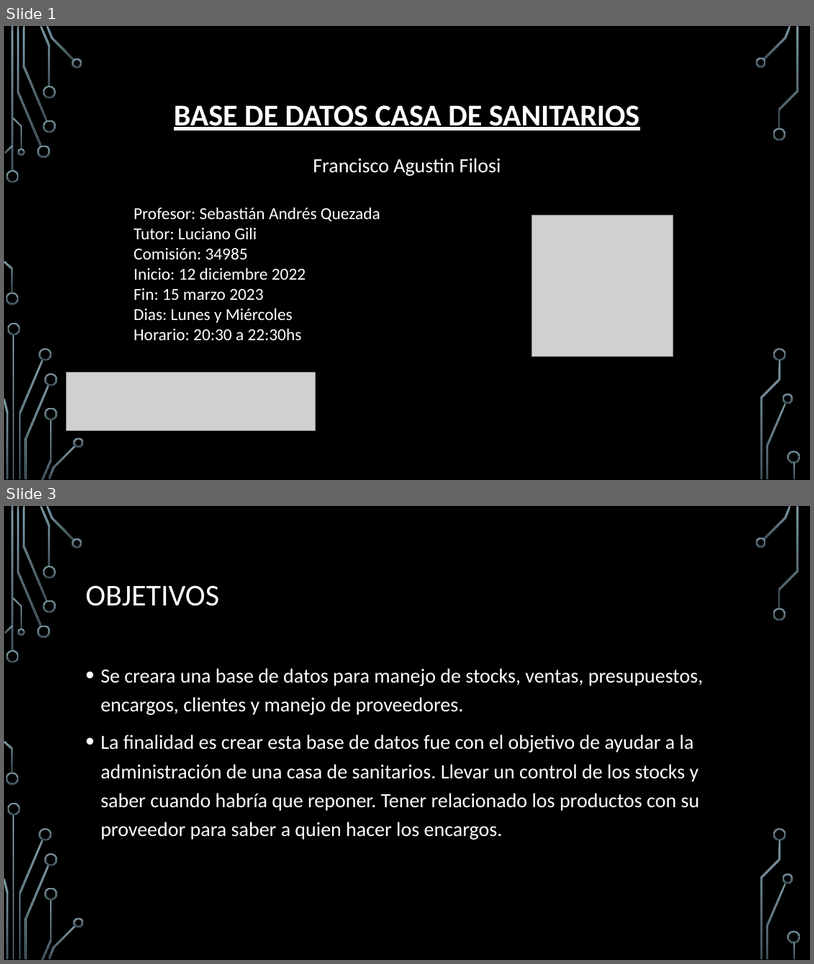
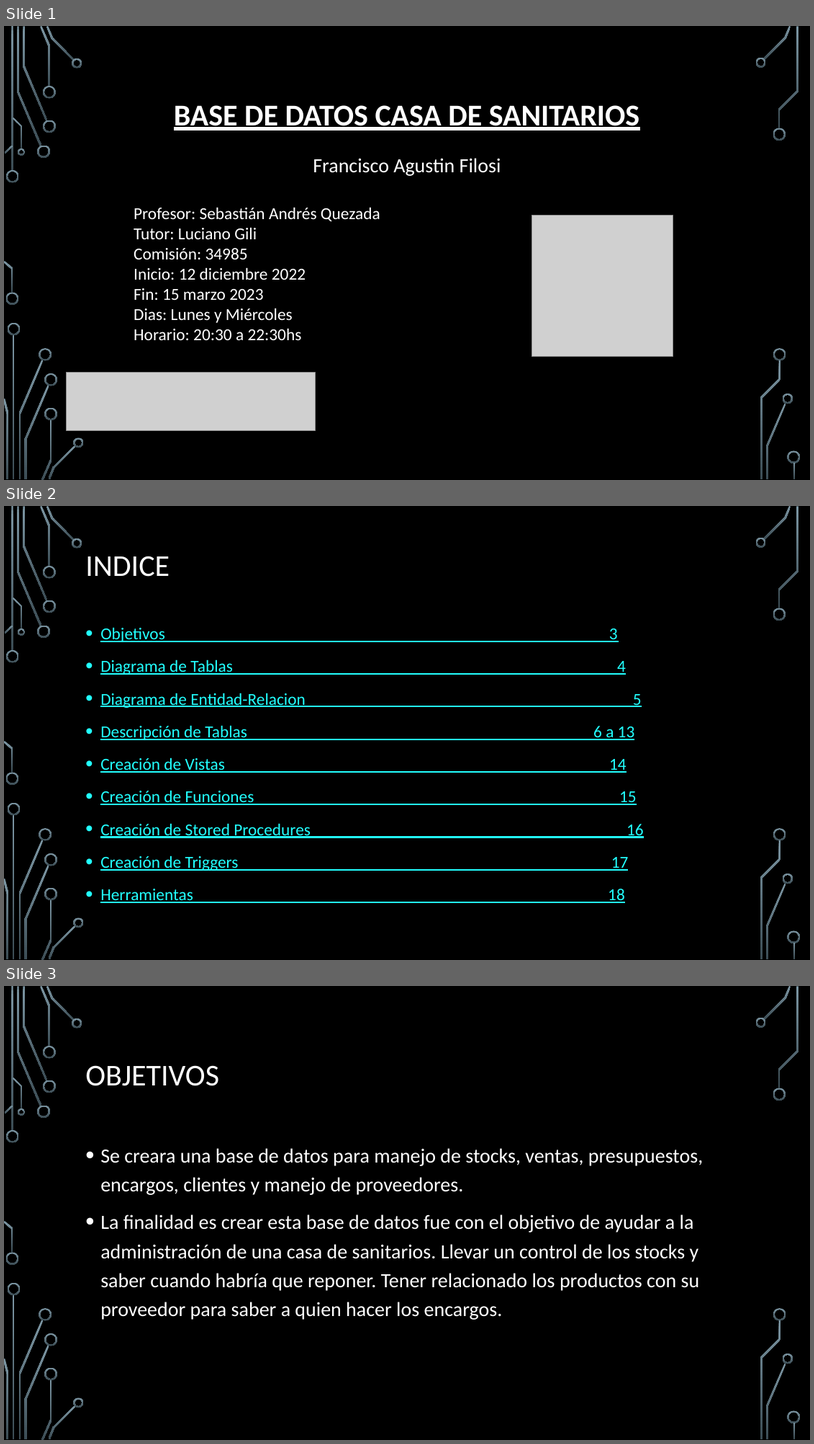
Before and after one commit to Fran2109/Curso_SQL_CoderHouse, a slide deck: Entrega Final/Informe Proyecto Casa de Sanitarios Francisco Agustin Filosi.pptx. Shown one above the other, each under a label of ours: slides 1 and 3 before the commit, slides 1, 2 and 3 after it; the slides between them are not shown. The pictures are 814x964 and 814x1444 pixels, drawn with LibreOffice and Linux fonts; fonts in the diff are those of the drawing; grey boxes stand for pictures; background and template pictures are left out. Boxes give left, top, right and bottom in pixels: in the first picture for what was removed or moved away, otherwise in the second. Text is boxed around its words. In the diff, an @@ line names an element or a change of style, - is before the commit and + after.

```diff
--- a/Entrega Final/Informe Proyecto Casa de Sanitarios Francisco Agustin Filosi.pptx
+++ b/Entrega Final/Informe Proyecto Casa de Sanitarios Francisco Agustin Filosi.pptx
@@ slide 2 added at (x1=4, y1=506, x2=810, y2=960), background picture (left out); not listed: 36 template elements that a slide beside it also shows @@
@@ title added at (x1=85, y1=556, x2=170, y2=577), 36 pt, text #FFFFFF @@
+INDICE
@@ text added at (x1=100, y1=627, x2=644, y2=903), 20 pt, text #22FFFF, underline @@
+• Objetivos 3
+• Diagrama de Tablas 4
+• Diagrama de Entidad-Relacion 5
+• Descripción de Tablas 6 a 13
+• Creación de Vistas 14
+• Creación de Funciones 15
+• Creación de Stored Procedures 16
+• Creación de Triggers 17
+• Herramientas 18
```
Also in this commit, not shown: 1 slide changed, 13 other slides added, 1 slide removed, 6 other files.
